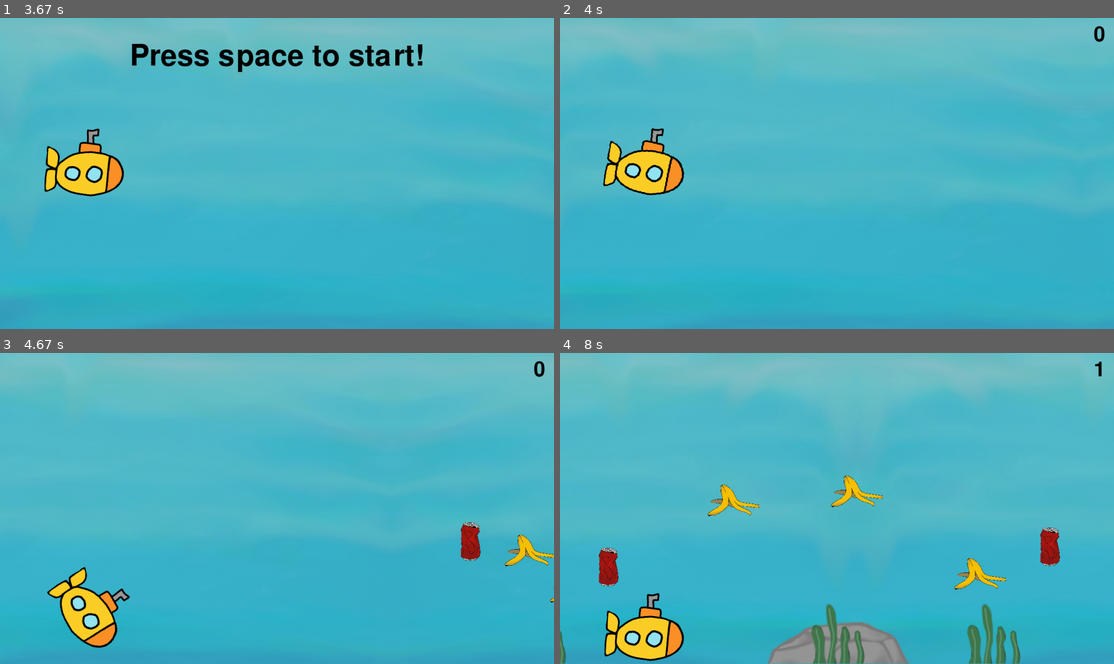
Above: before the commit, frames 1-4 (two rows, left to right).
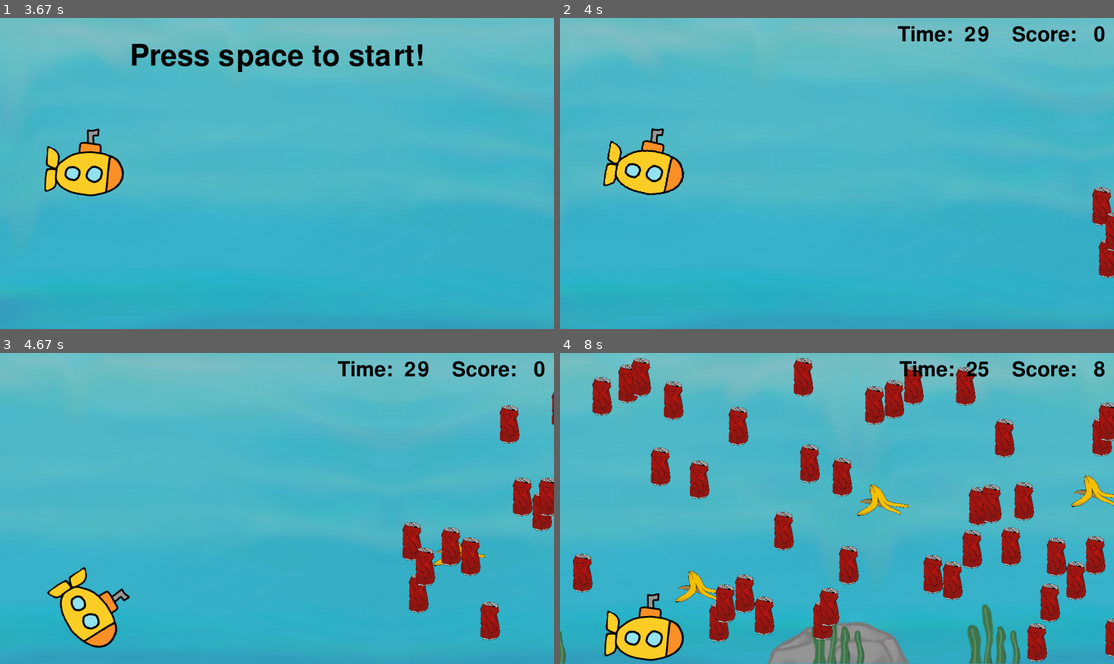
Above: after the commit, the same moments.

Repository: egwkim/Misc
Game: pygame game, started from 2022/09/environmental_game/game.py
Same seed, same stepped clock (60 frames per second), same inputs: the game is played once before the commit and once after it.
Inputs:
- Up to frame 1 (3.67 s): tap Space at 0.33, 0.67 s; hold Space 1.1-1.6 s
- Up to frame 2 (4 s): tap Space at 3.83 s
- Up to frame 3 (4.67 s): tap Space at 4.23, 4.53 s
- Up to frame 4 (8 s): tap Space at 4.73, 5.07, 5.37, 5.57, 5.87, 6.13, 6.47, 6.77, 6.9, 7.3, 7.6 s

Frame 1 is identical in both runs. In frame 2, 1.4% of the frame differs, in the area x 60-100%, y 2-84%; in frame 3, 4.7%; in frame 4, 17%, in the area x 2-100%, y 1-100%.

Commit message:
Increase litter spawn rate
Increased litter spawn rate.
Increased can spawn ratio.

Show time on the screen.

Changed key on the game end screen.

Diff:
--- a/2022/09/environmental_game/game.py
+++ b/2022/09/environmental_game/game.py
@@ -42,7 +42,7 @@
 kelp_size = scale_vector((312, 283), 1/2)
 
 
-litter_cooldown = (5, 20)
+litter_cooldown = (1, 3)
 
 # banana_cooldown = (100, 100)
 # Original size and polygon hitbox
@@ -55,7 +55,6 @@
 # Match center
 banana_hitbox = tuple(
     (x - banana_size[0]/2, y + banana_size[1]/2) for x, y in banana_hitbox)
-
 
 # can_cooldown = (100, 100)
 # Original size and hitbox
@@ -312,7 +311,7 @@
         if litter_counter == next_litter:
             next_litter = random.randint(*litter_cooldown)
             litter_counter = 0
-            if random.randint(0, 1):
+            if not random.randint(0, 9):
                 litters.append([width+banana_size[0]/2, random.randint(
                     banana_size[1]//2, height-banana_size[1]//2), 'banana'])
             else:
@@ -422,7 +421,7 @@
         render_player((x, y), angle)
 
         # Render score
-        score_text = score_font.render(str(score), 1, black)
+        score_text = score_font.render(f'Time: {time//fps:> 2}    Score: {score:> 3}', 1, black)
         score_rect = score_text.get_rect()
         score_rect.top = 15
         score_rect.right = width - 20
@@ -443,7 +442,7 @@
     rect.center = (width/2, height/2)
     window.blit(text, rect)
 
-    text = text_font.render(f'Press Space to retry', 1, black)
+    text = text_font.render(f'Press R to retry, ESC to exit', 1, black)
     rect = text.get_rect()
     rect.center = (width/2, height/2 + rect.height)
     window.blit(text, rect)
@@ -453,13 +452,10 @@
             if event.type == QUIT:
                 quit()
             elif event.type == KEYDOWN:
-                if event.key == K_SPACE:
+                if event.key == K_r:
                     # Retry
                     return True
                 elif event.key == K_ESCAPE:
-                    # Quit
-                    quit()
-                else:
                     # Show outro and quit
                     return False
         clock.tick(fps)
